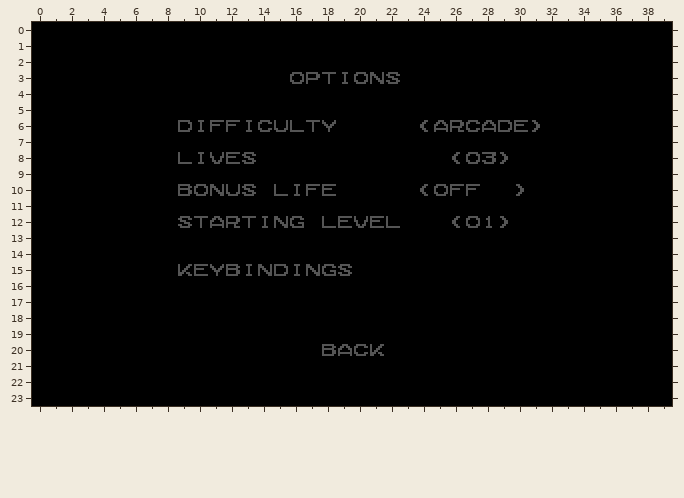
An edit to a level. Tiled map, tiled/coco-options-screen.tmx. Above: the version before the commit.
Cells are 8x8 px. Shown: x 0..39, y 0..23.
After the commit:
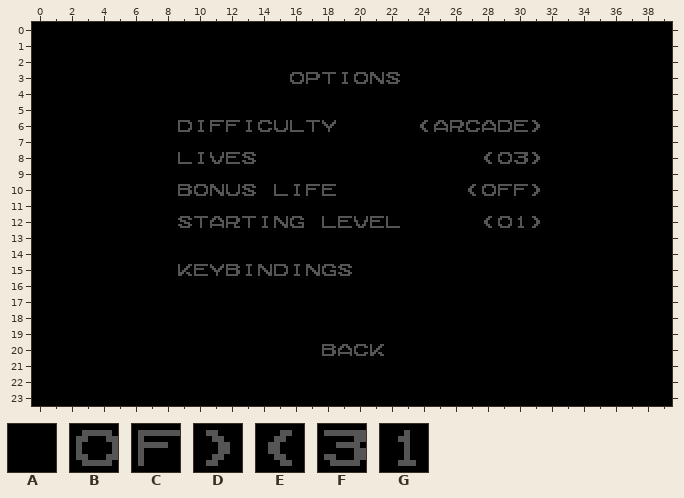
Key: from "chars_raw2bpp": A 7, B 112, C 256, D 305, E 321, F 448, G 480.
_ is an empty cell, # one hidden under a higher layer.
From old to new:
Layer "Options Screen":
y 8: x 27..30 BF#A -> A#BF
y 10: x 25..30 BCCAA# -> AA#BCC
y 12: x 27..30 BG#A -> A#BG
Layer "Selected Option":
y 8: x 26 E -> _; x 28..29 _D -> E_; x 31 _ -> D
y 10: x 24 E -> _; x 27 _ -> E; x 30..31 D_ -> _D
y 12: x 26 E -> _; x 28..29 _D -> E_; x 31 _ -> D
